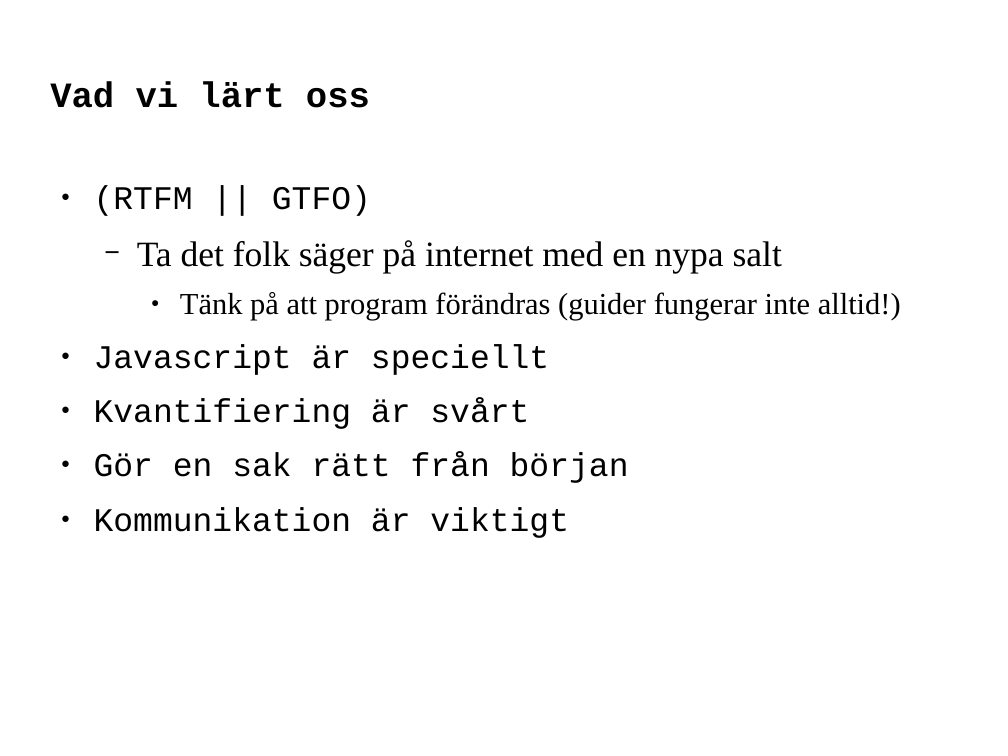
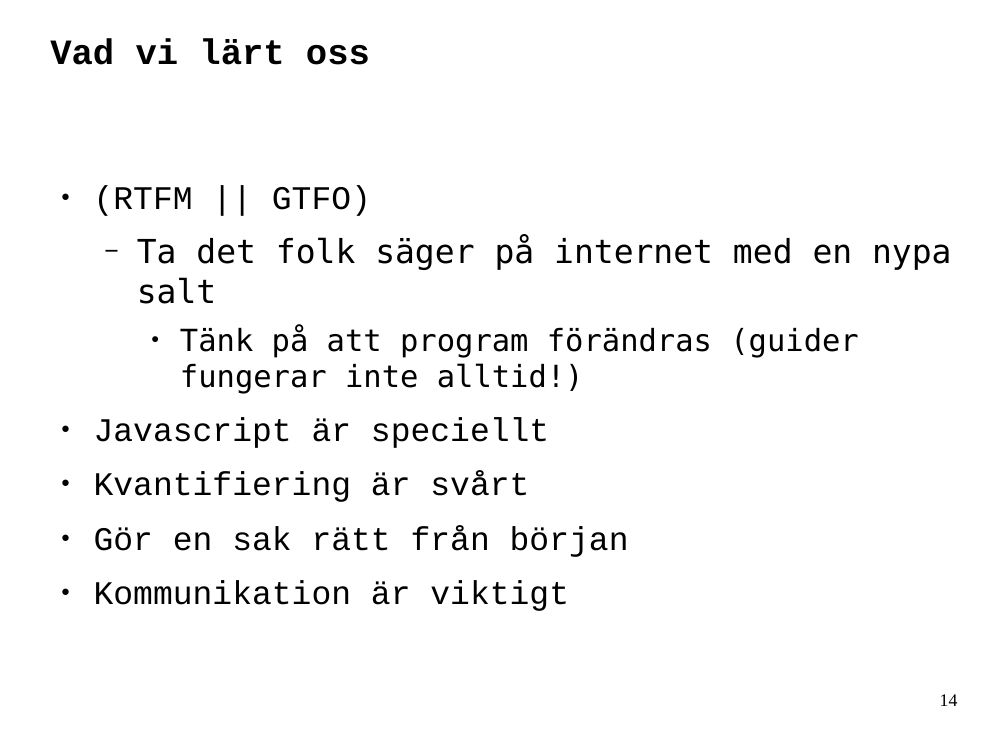
Before and after one commit to erlaan/git2web, a slide deck: slide 14 of log/presentation.odp (slide 13 before the commit). Drawn at 1008x756 pixels with LibreOffice and Linux fonts; fonts in the diff are those of the drawing. Boxes give left, top, right and bottom in pixels: in the first picture for what was removed or moved away, otherwise in the second. Text is boxed around its words. In the diff, an @@ line names an element or a change of style, - is before the commit and + after.

```diff
--- a/log/presentation.odp
+++ b/log/presentation.odp
@@ title "Vad vi lärt oss" moved from (x1=50, y1=82, x2=370, y2=108) to (x1=50, y1=39, x2=370, y2=65) @@
@@ text at (x1=137, y1=236, x2=951, y2=394): size 28 to 26 pt in "Ta det folk säger på internet med ..."; font Times New Roman to DejaVu Sans Mono in "Ta det folk säger på internet med ...", "Tänk på att program förändras (guider fungerar ..." @@
@@ page number added at (x1=940, y1=694, x2=958, y2=706), 14 pt, text #000000 @@
+14
```
Also in this commit, not shown: 15 other slides changed, 1 slide added.
